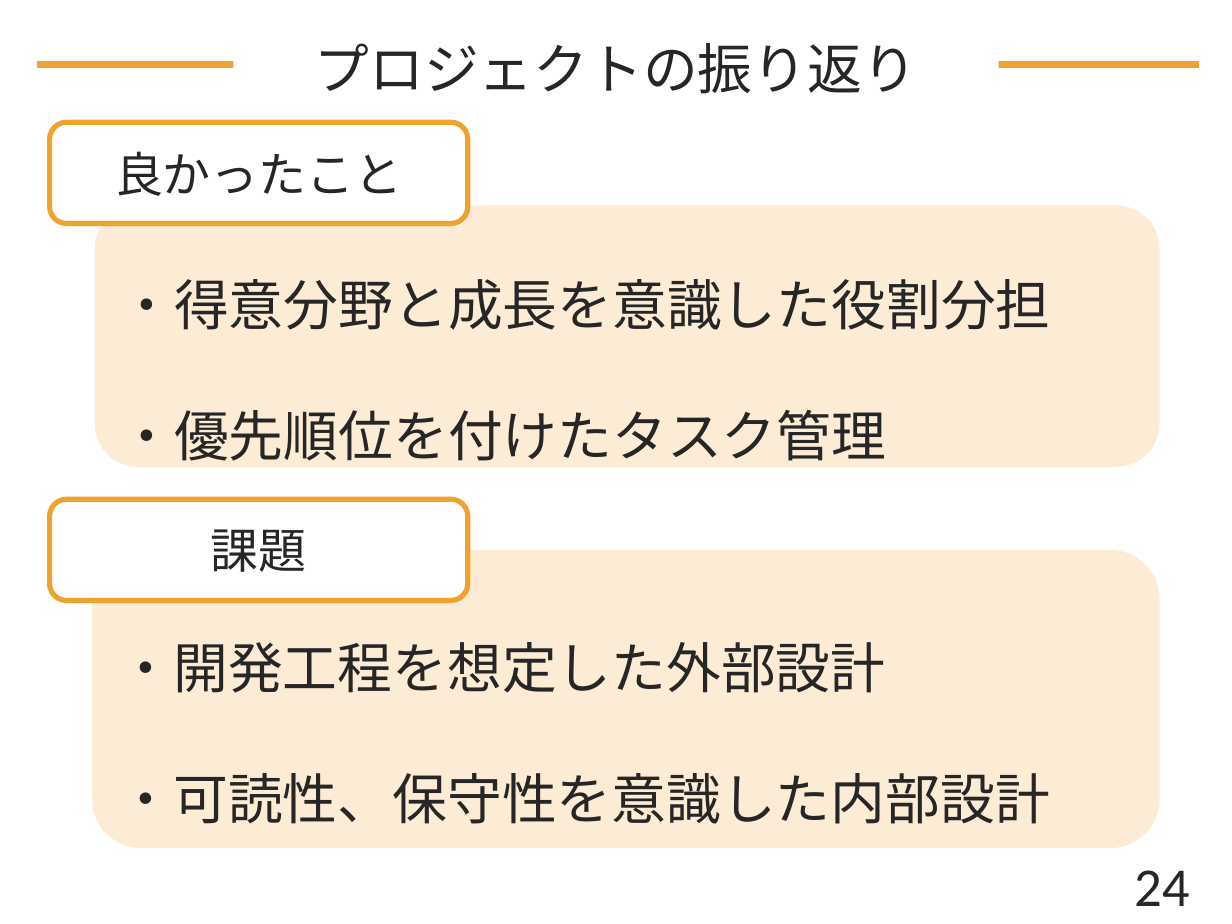
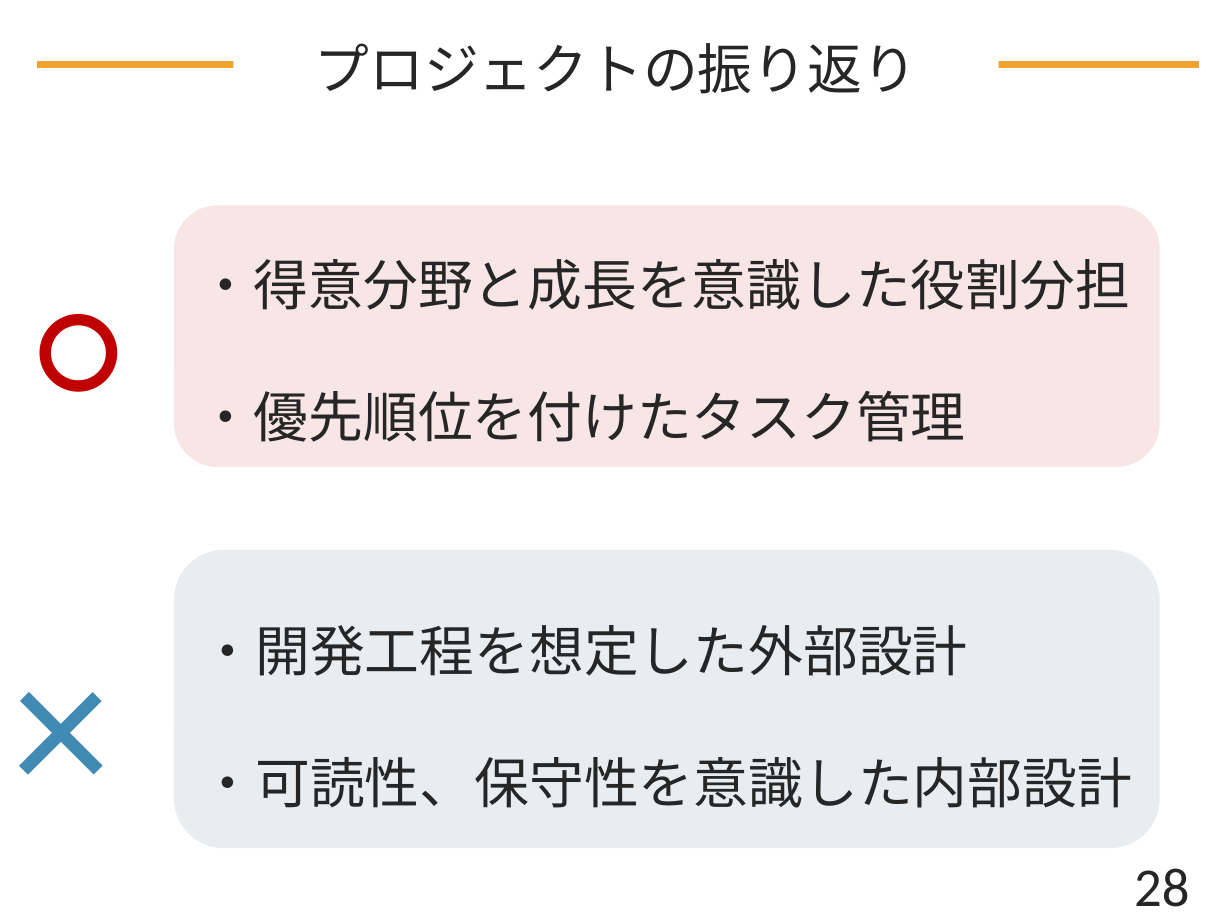
Before and after one commit to DOJO-2021/D-2, a slide deck: slide 28 of documents/プレゼン/Knowledge Holder_清書版.pptx (slide 24 before the commit). Drawn at 1232x924 pixels with LibreOffice and Linux fonts; fonts in the diff are those of the drawing. Boxes give left, top, right and bottom in pixels: in the first picture for what was removed or moved away, otherwise in the second. Text is boxed around its words. In the diff, an @@ line names an element or a change of style, - is before the commit and + after.

```diff
--- a/documents/プレゼン/Knowledge Holder_清書版.pptx
+++ b/documents/プレゼン/Knowledge Holder_清書版.pptx
@@ rounded rectangle removed at (x1=49, y1=122, x2=467, y2=223) @@
-良かったこと
@@ rounded rectangle "・得意分野と成長を意識した役割分担" resized from (x1=95, y1=206, x2=1159, y2=467) to (x1=174, y1=206, x2=1159, y2=467) @@
@@ rounded rectangle "・得意分野と成長を意識した役割分担" at (x1=174, y1=206, x2=1159, y2=467): vertical alignment middle to bottom; fill #FCECD5 to #C00000 at 10% opacity @@
@@ text added at (x1=25, y1=243, x2=294, y2=437), 88 pt, text #C00000 @@
+○
@@ rounded rectangle removed at (x1=49, y1=499, x2=467, y2=600) @@
-課題
@@ rounded rectangle "・開発工程を想定した外部設計" resized from (x1=92, y1=549, x2=1161, y2=848) to (x1=174, y1=549, x2=1159, y2=848) @@
@@ rounded rectangle "・開発工程を想定した外部設計" at (x1=174, y1=549, x2=1159, y2=848): fill #FCECD5 to #B8C5CD at 30% opacity @@
@@ text added at (x1=0, y1=594, x2=270, y2=845), 115 pt, text #418AB3 @@
+×
@@ text in rounded rectangle at (x1=201, y1=625, x2=968, y2=676): line spacing 2 to 1.5 @@
@@ page number at (x1=1134, y1=868, x2=1189, y2=907): text changed @@
-24
+28
```
Also in this commit, not shown: 13 other slides changed, 8 slides added, 4 slides removed.
